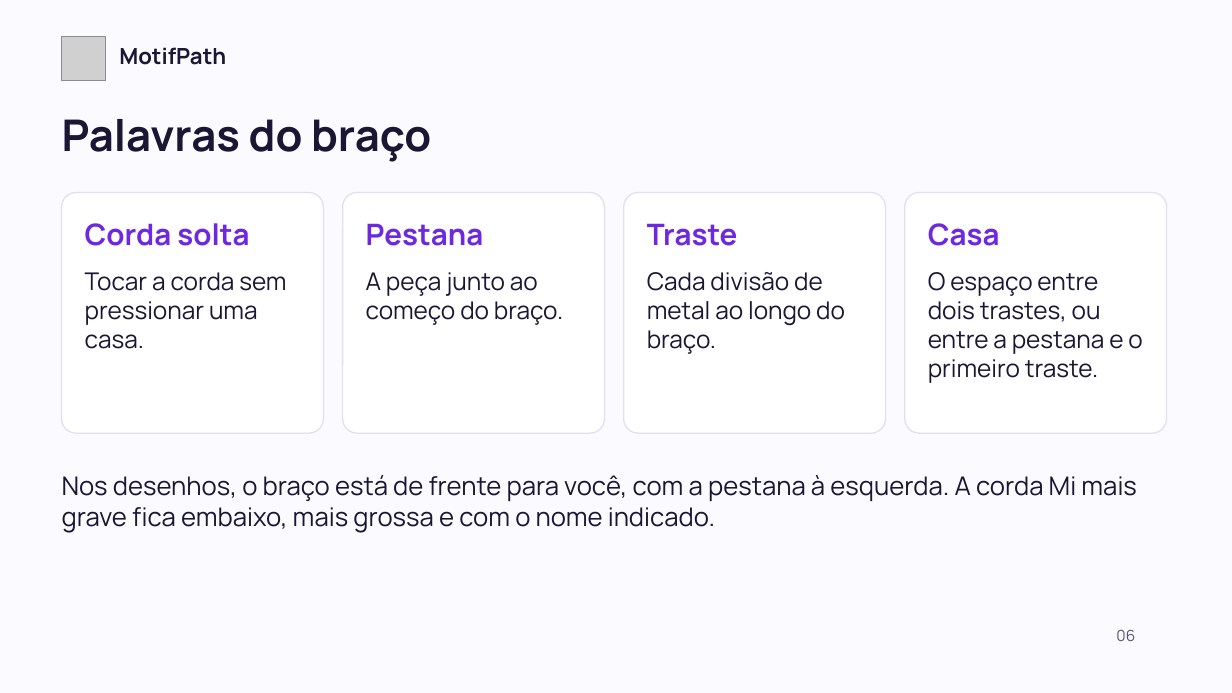
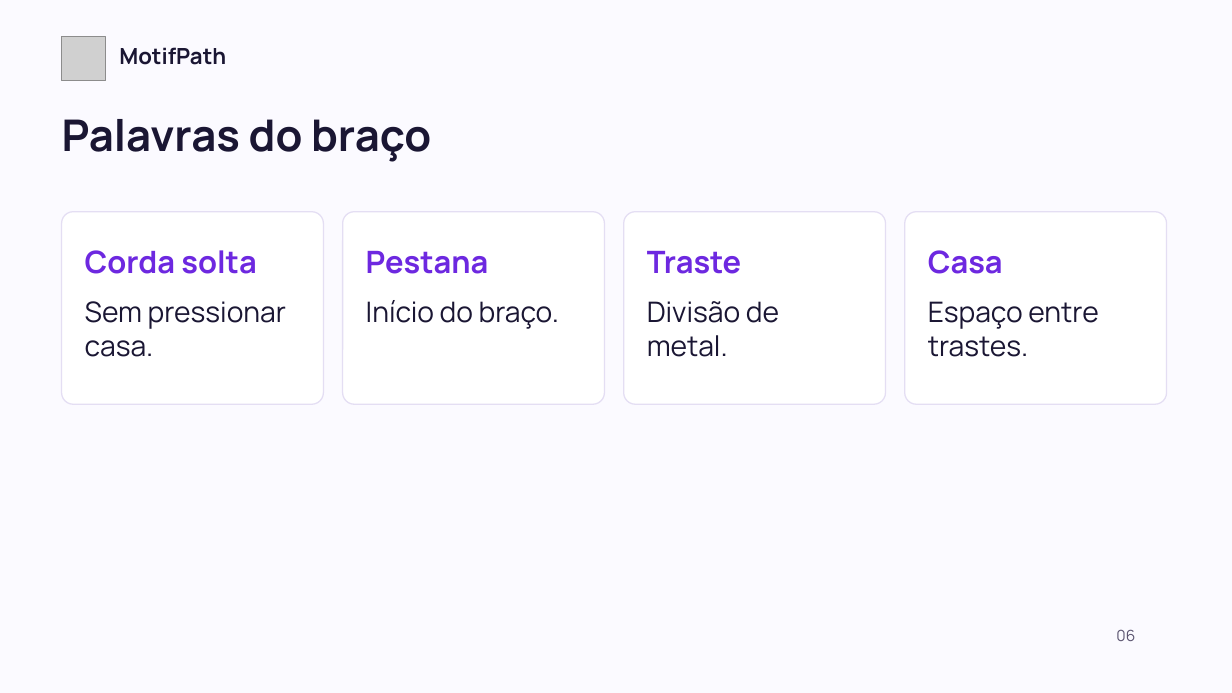
Before and after one commit to motifpath/motifpath-specs, a slide deck: slide 6 of curriculum/content/first-notes/slides/lesson-a.pt-BR.pptx. Drawn at 1232x693 pixels with LibreOffice and Linux fonts; fonts in the diff are those of the drawing; grey boxes stand for pictures. Boxes give left, top, right and bottom in pixels: in the first picture for what was removed or moved away, otherwise in the second. Text is boxed around its words. In the diff, an @@ line names an element or a change of style, - is before the commit and + after.

```diff
--- a/curriculum/content/first-notes/slides/lesson-a.pt-BR.pptx
+++ b/curriculum/content/first-notes/slides/lesson-a.pt-BR.pptx
@@ rounded rectangle: place and size @@
-rounded rectangle at <box>62,192,323,433</box>
+rounded rectangle at <box>62,212,323,404</box>
@@ rounded rectangle: place and size @@
-rounded rectangle at <box>343,192,604,433</box>
+rounded rectangle at <box>343,212,604,404</box>
@@ rounded rectangle: place and size @@
-rounded rectangle at <box>624,192,885,433</box>
+rounded rectangle at <box>624,212,885,404</box>
@@ rounded rectangle: place and size @@
-rounded rectangle at <box>905,192,1166,433</box>
+rounded rectangle at <box>905,212,1166,404</box>
@@ 4 texts: place and size @@
-4 texts at <box>85,223,1000,246</box>
+4 texts at <box>85,250,1003,274</box>
@@ size 23 to 24 pt in 4 elements at <box>85,250,256,274</box>, <box>366,251,489,274</box>, <box>647,251,741,274</box>, <box>928,250,1003,274</box> @@
@@ text at <box>85,301,286,357</box>: text changed; size 19 to 22 pt @@
-Tocar a corda sem pressionar uma casa.
+Sem pressionar casa.
@@ text at <box>366,300,559,329</box>: text changed; size 19 to 22 pt @@
-A peça junto ao começo do braço.
+Início do braço.
@@ text at <box>647,301,779,357</box>: text changed; size 19 to 22 pt @@
-Cada divisão de metal ao longo do braço.
+Divisão de metal.
@@ text at <box>928,301,1098,357</box>: text changed; size 19 to 22 pt @@
-O espaço entre dois trastes, ou entre a pestana e o primeiro traste.
+Espaço entre trastes.
@@ text removed at <box>62,475,1137,533</box> @@
-Nos desenhos, o braço está de frente para você, com a pestana à esquerda. A corda Mi mais grave fica embaixo, mais grossa e com o nome indicado.
```
Also in this commit, not shown: 9 other slides changed, 5 other files.
